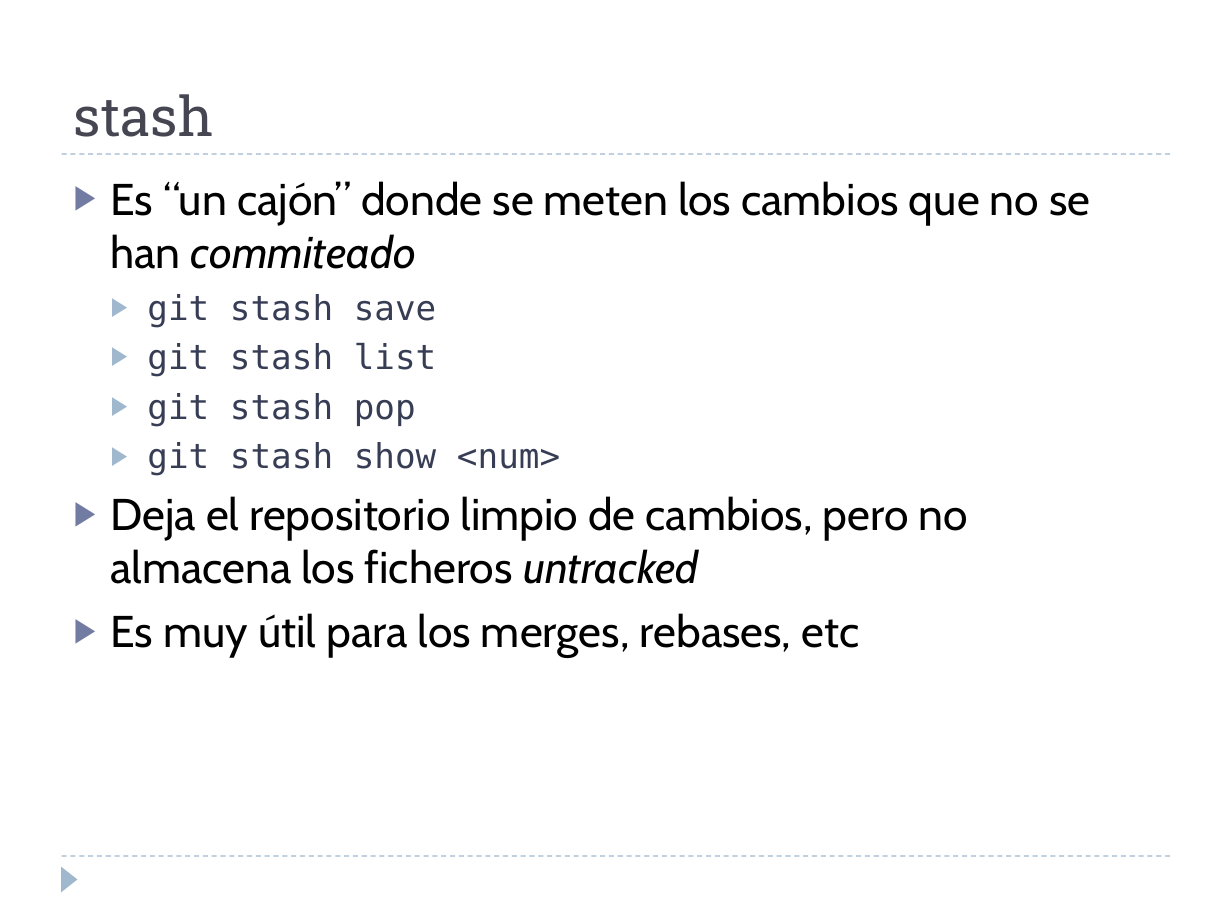
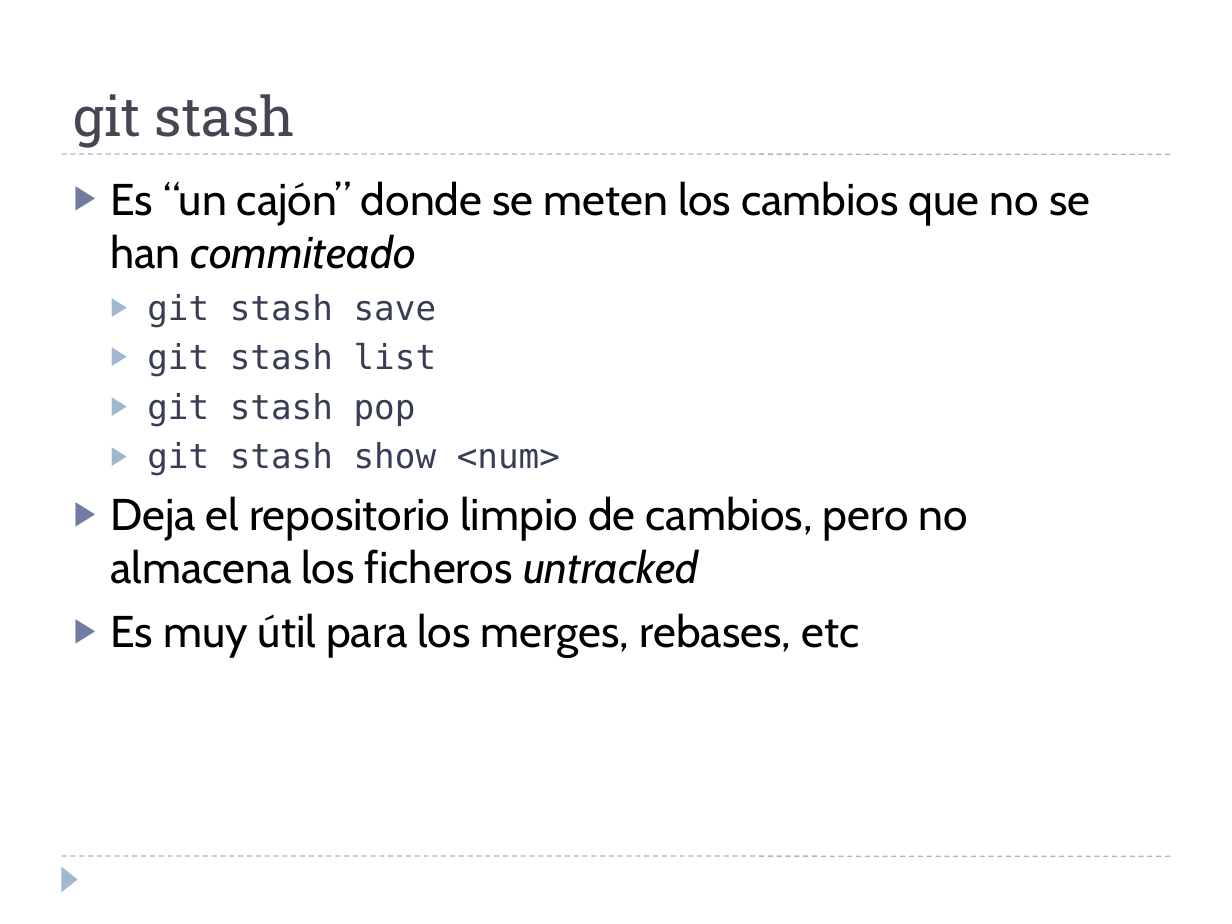
Before and after one commit to martina-if/curso_git, a slide deck: slide 31 of GIT.ppt (slide 30 before the commit). Drawn at 1232x924 pixels with LibreOffice and Linux fonts; fonts in the diff are those of the drawing. Boxes give left, top, right and bottom in pixels: in the first picture for what was removed or moved away, otherwise in the second. Text is boxed around its words. In the diff, an @@ line names an element or a change of style, - is before the commit and + after.

```diff
--- a/GIT.ppt
+++ b/GIT.ppt
@@ text at box(74, 94, 295, 148): text changed @@
-stash
+git stash
```
Also in this commit, not shown: 9 other slides changed, 13 slides added.
